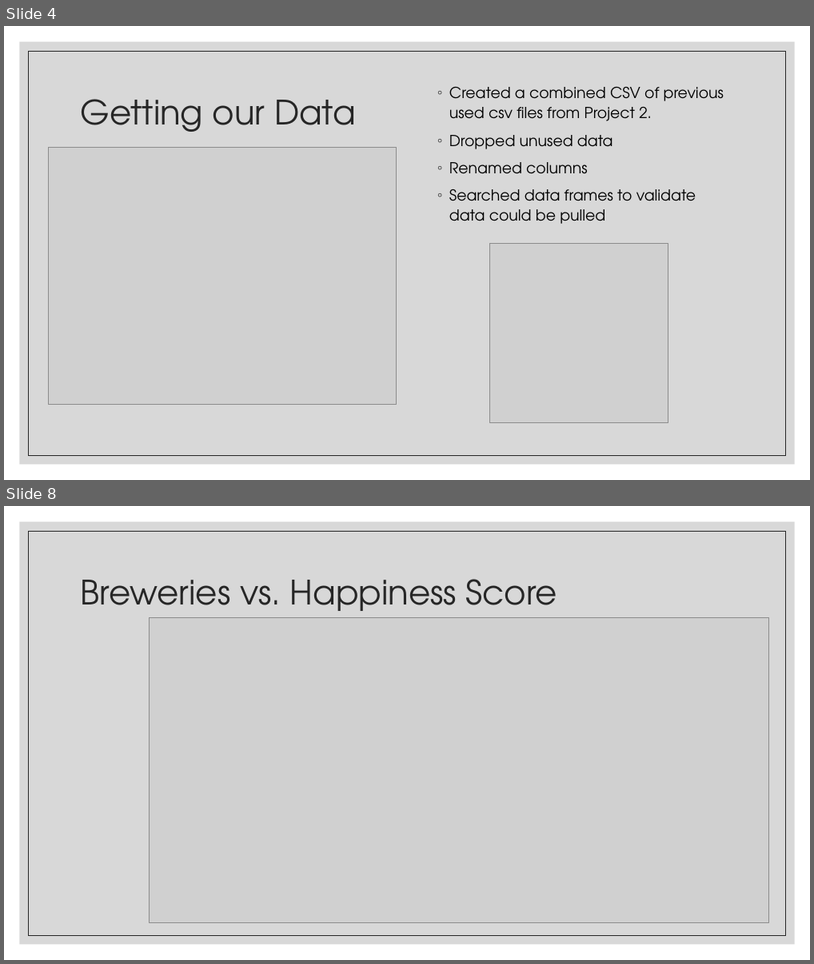
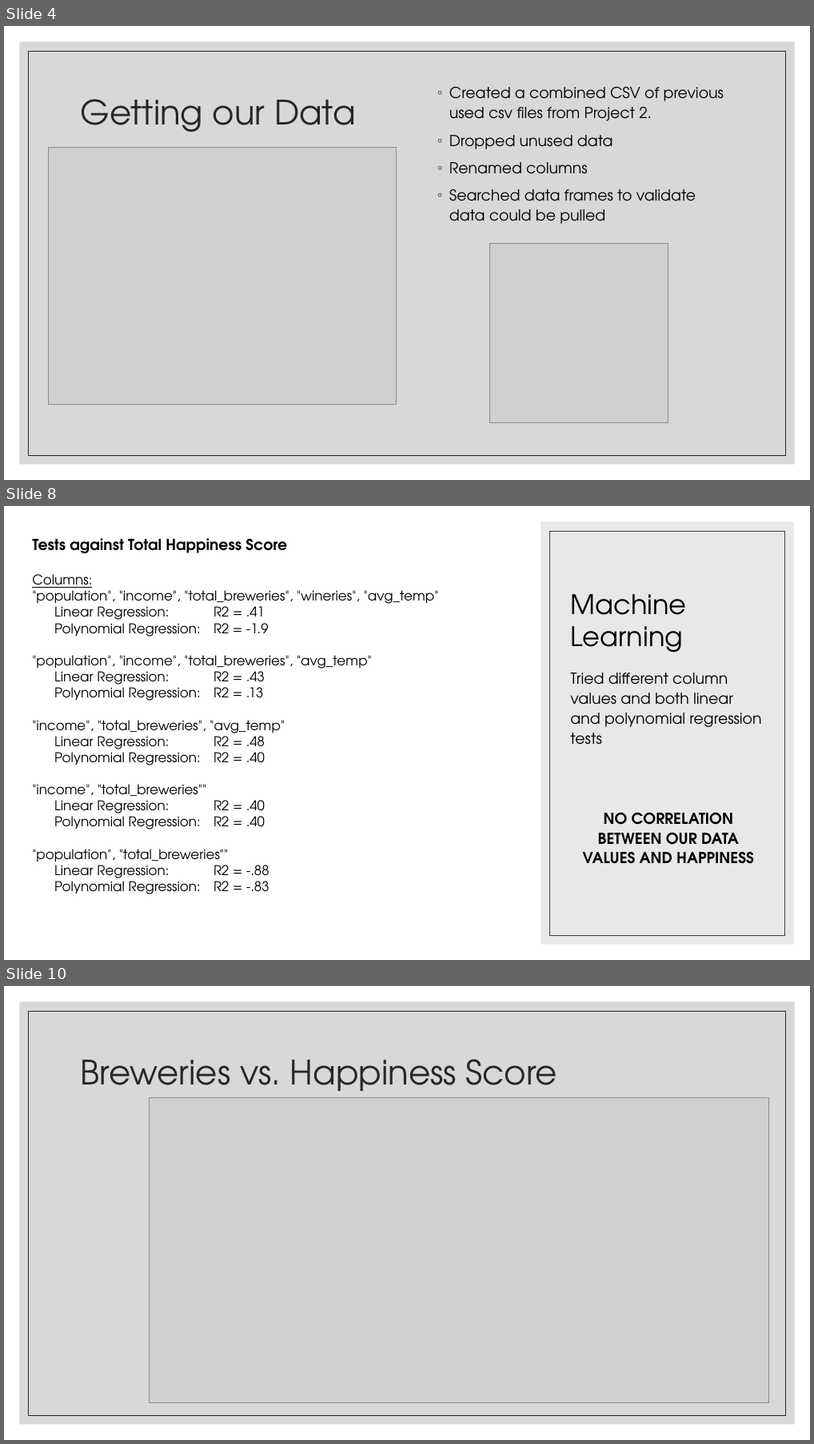
Before and after one commit to abelloma/project-3, a slide deck: Does Alcohol cause happiness.pptx. Shown one above the other, each under a label of ours: slides 4 and 8 before the commit, slides 4, 8 and 10 after it; the slides between them are not shown. The pictures are 814x964 and 814x1444 pixels, drawn with LibreOffice and Linux fonts; fonts in the diff are those of the drawing; grey boxes stand for pictures. Boxes give left, top, right and bottom in pixels: in the first picture for what was removed or moved away, otherwise in the second. Text is boxed around its words. In the diff, an @@ line names an element or a change of style, - is before the commit and + after.

Commit message:
added different values for machine learning

```diff
--- a/Does Alcohol cause happiness.pptx
+++ b/Does Alcohol cause happiness.pptx
@@ slide 8 added at [4,506,810,960], background #FFFFFF @@
@@ rectangle added at [541,522,794,944], fill #D9D9D9 at 60% opacity @@
@@ text added at [32,538,439,894], 16 pt, text #000000 @@
+Tests against Total Happiness Score
+Columns:
+"population", "income", "total_breweries", "wineries", "avg_temp"
+Linear Regression: R2 = .41
+Polynomial Regression: R2 = -1.9
+"population", "income", "total_breweries", "avg_temp"
+Linear Regression: R2 = .43
+Polynomial Regression: R2 = .13
+"income", "total_breweries", "avg_temp"
+Linear Regression: R2 = .48
+Polynomial Regression: R2 = .40
+"income", "total_breweries""
+Linear Regression: R2 = .40
+Polynomial Regression: R2 = .40
+"population", "total_breweries""
+Linear Regression: R2 = -.88
+Polynomial Regression: R2 = -.83
@@ rectangle added at [550,531,786,935], outline #404040 0.5 pt @@
@@ title added at [570,594,686,652], 32 pt, text #000000 @@
+Machine Learning
@@ text added at [570,672,762,864], 18 pt, text #000000 @@
+Tried different column values and both linear and polynomial regression tests
+NO CORRELATION BETWEEN OUR DATA VALUES AND HAPPINESS
@@ what was slide 8 is now slide 10 @@
```
Also in this commit, not shown: 3 slides changed, 1 other slide added, 3 other files.
